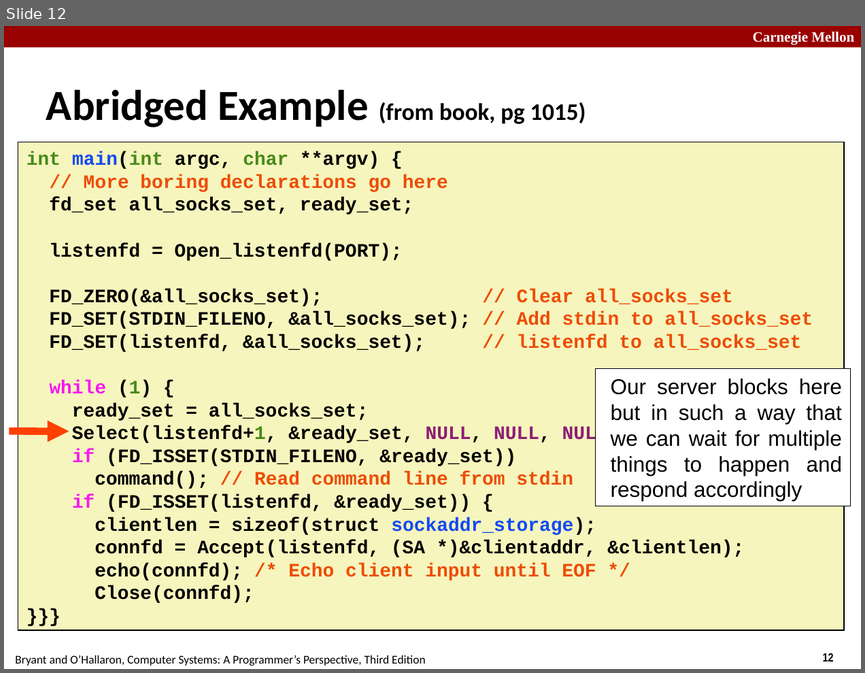
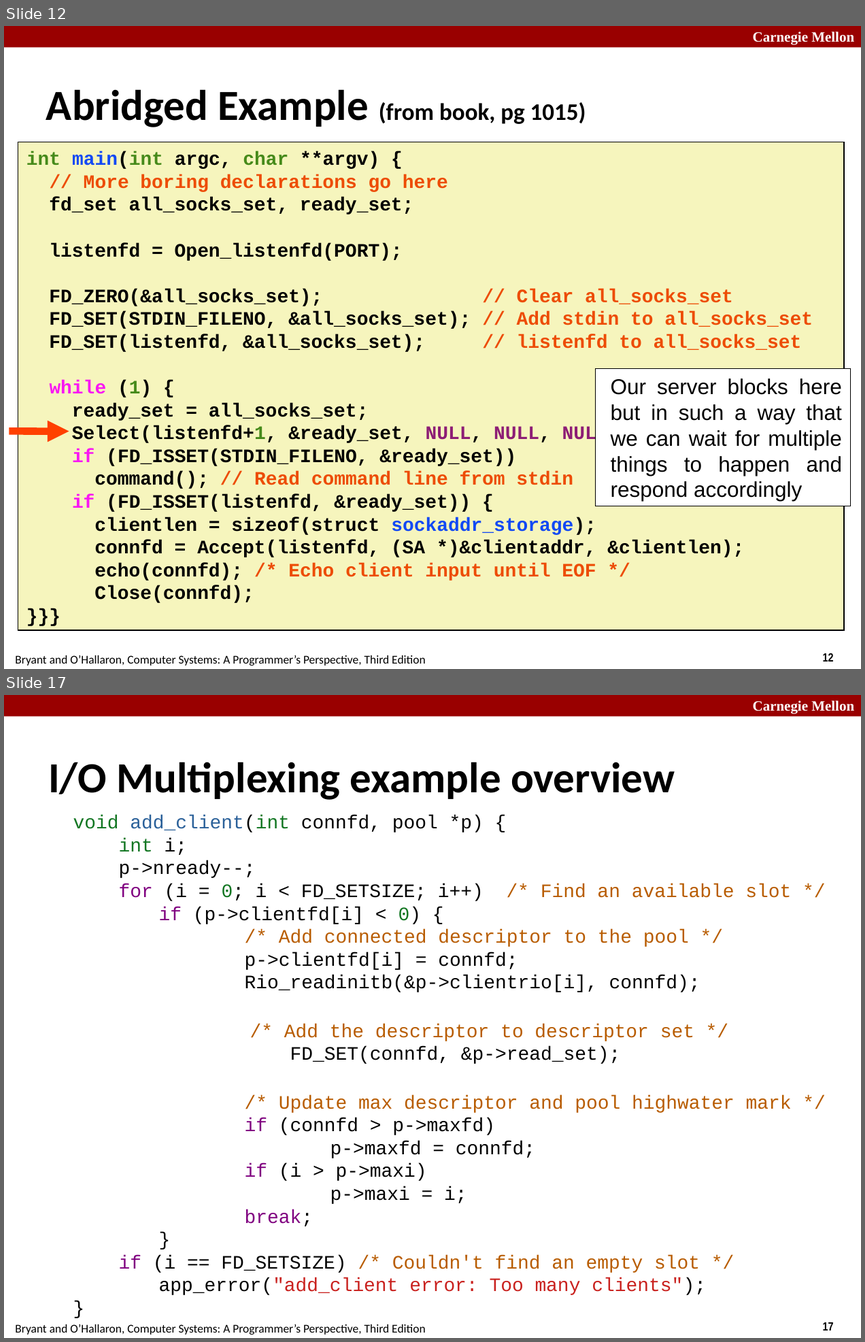
Before and after one commit to diku-compSys/compSys-e2021-pub, a slide deck: lectures/211122_performance/performance.odp. Shown one above the other, each under a label of ours: slide 12 before the commit, slides 12 and 17 after it; the slides between them are not shown. The pictures are 865x673 and 865x1342 pixels, drawn with LibreOffice and Linux fonts; fonts in the diff are those of the drawing. Boxes give left, top, right and bottom in pixels: in the first picture for what was removed or moved away, otherwise in the second. Text is boxed around its words. In the diff, an @@ line names an element or a change of style, - is before the commit and + after.

```diff
--- a/lectures/211122_performance/performance.odp
+++ b/lectures/211122_performance/performance.odp
@@ slide 17 added at (4,695,861,1338), background #FFFFFF; not listed: 4 template elements that a slide beside it also shows @@
@@ title added at (48,762,674,800), 36 pt, text #000000, bold @@
+I/O Multiplexing example overview
@@ text added at (73,815,791,1295), 16 pt, text #000000 @@
+void add_client(int connfd, pool *p) {
+int i;
+p->nready--;
+for (i = 0; i < FD_SETSIZE; i++) /* Find an available slot */
+if (p->clientfd[i] < 0) {
+/* Add connected descriptor to the pool */
+p->clientfd[i] = connfd;
+Rio_readinitb(&p->clientrio[i], connfd);
+/* Add the descriptor to descriptor set */
+FD_SET(connfd, &p->read_set);
+/* Update max descriptor and pool highwater mark */
+if (connfd > p->maxfd)
+p->maxfd = connfd;
+if (i > p->maxi)
+p->maxi = i;
+break;
+}
+if (i == FD_SETSIZE) /* Couldn't find an empty slot */
+app_error("add_client error: Too many clients");
+}
```
Also in this commit, not shown: 3 slides changed, 17 other slides added, 1 slide removed, 1 other file.
